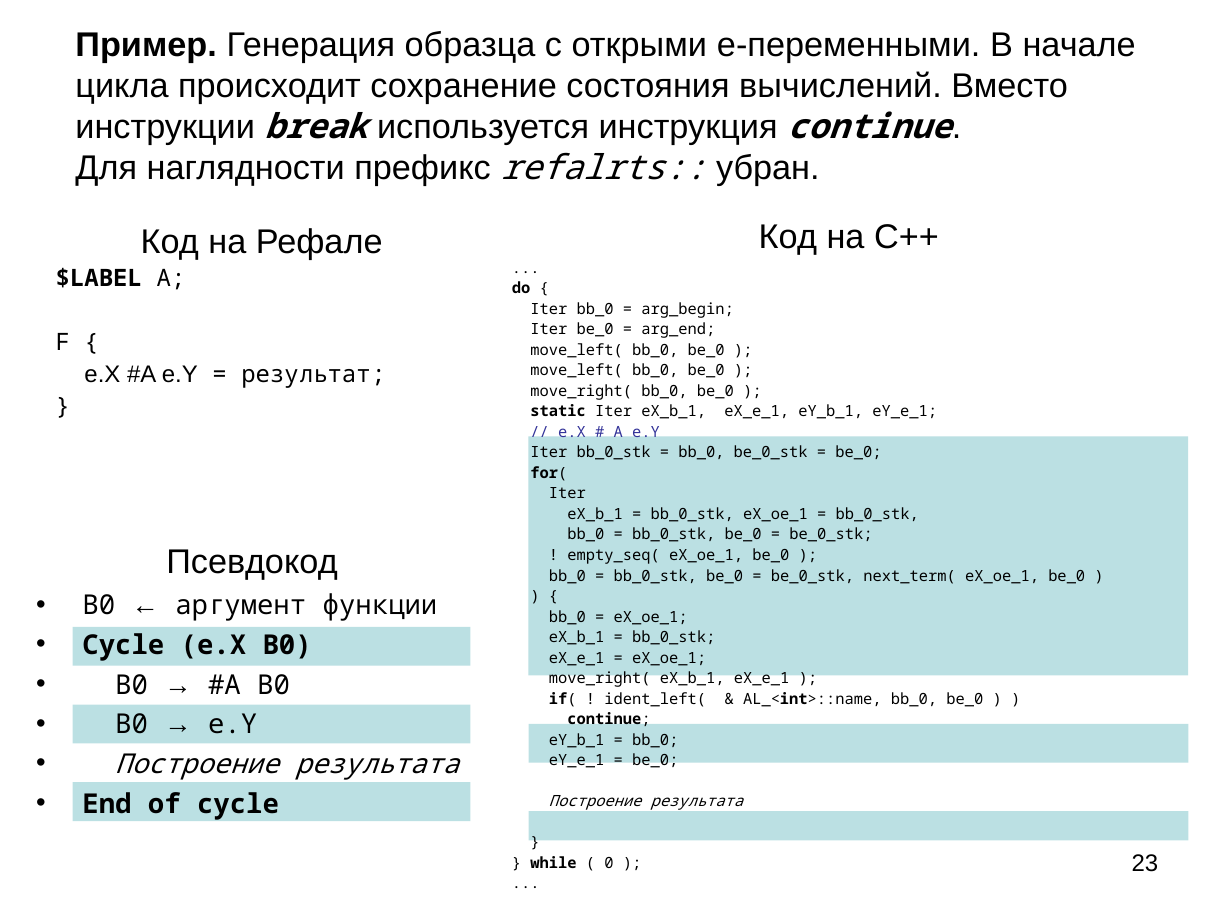
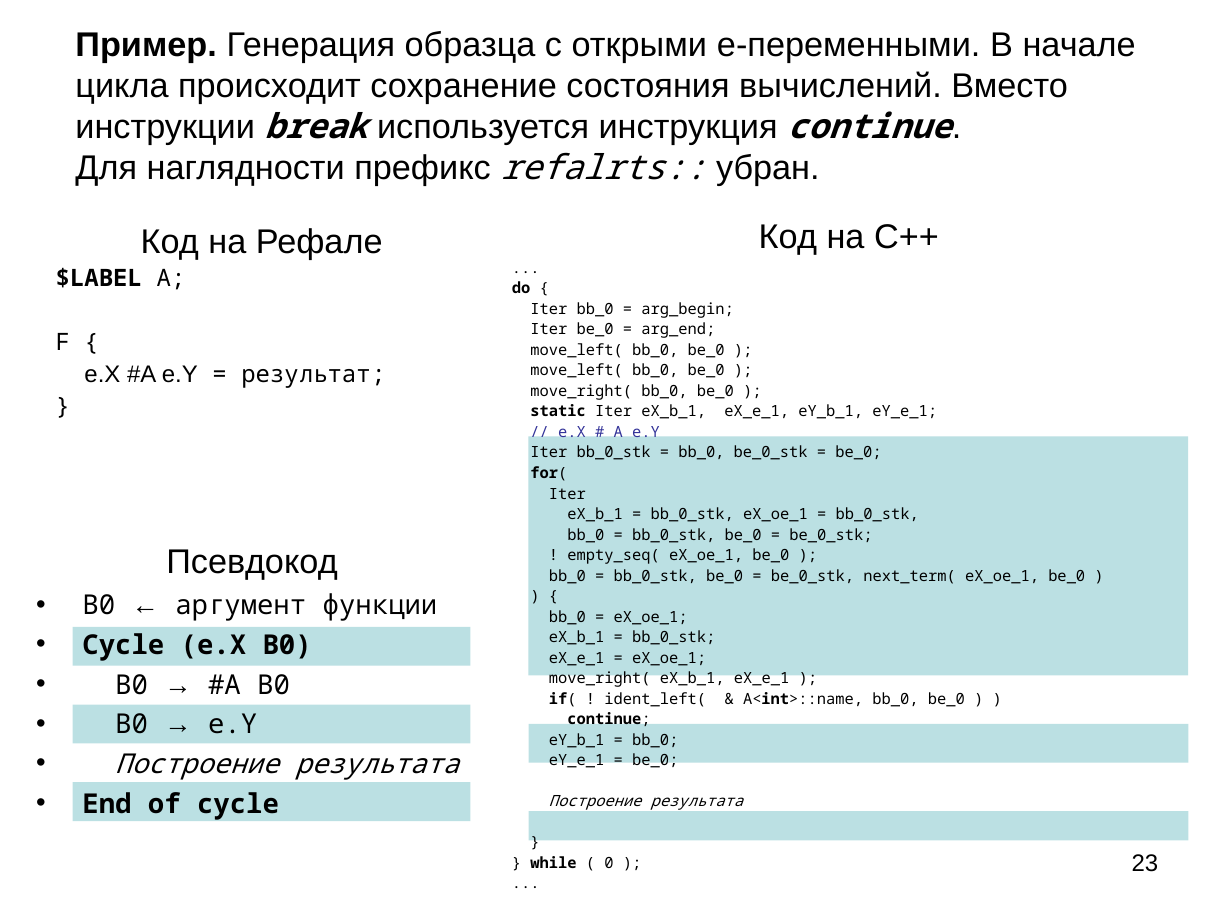
Before and after one commit to bmstu-iu9/refal-5-lambda, a slide deck: slide 23 of doc/Компилятор Простого Рефала.ppt. Drawn at 1232x924 pixels with LibreOffice and Linux fonts; fonts in the diff are those of the drawing. Boxes give left, top, right and bottom in pixels: in the first picture for what was removed or moved away, otherwise in the second. Text is boxed around its words. In the diff, an @@ line names an element or a change of style, - is before the commit and + after.

```diff
--- a/doc/Компилятор Простого Рефала.ppt
+++ b/doc/Компилятор Простого Рефала.ppt
@@ text at box(549, 692, 965, 707): text changed @@
-if( ! ident_left( & AL_<int>::name, bb_0, be_0 ) )
+if( ! ident_left( & A<int>::name, bb_0, be_0 ) )
```
Also in this commit, not shown: 6 other slides changed, 6 other files.
